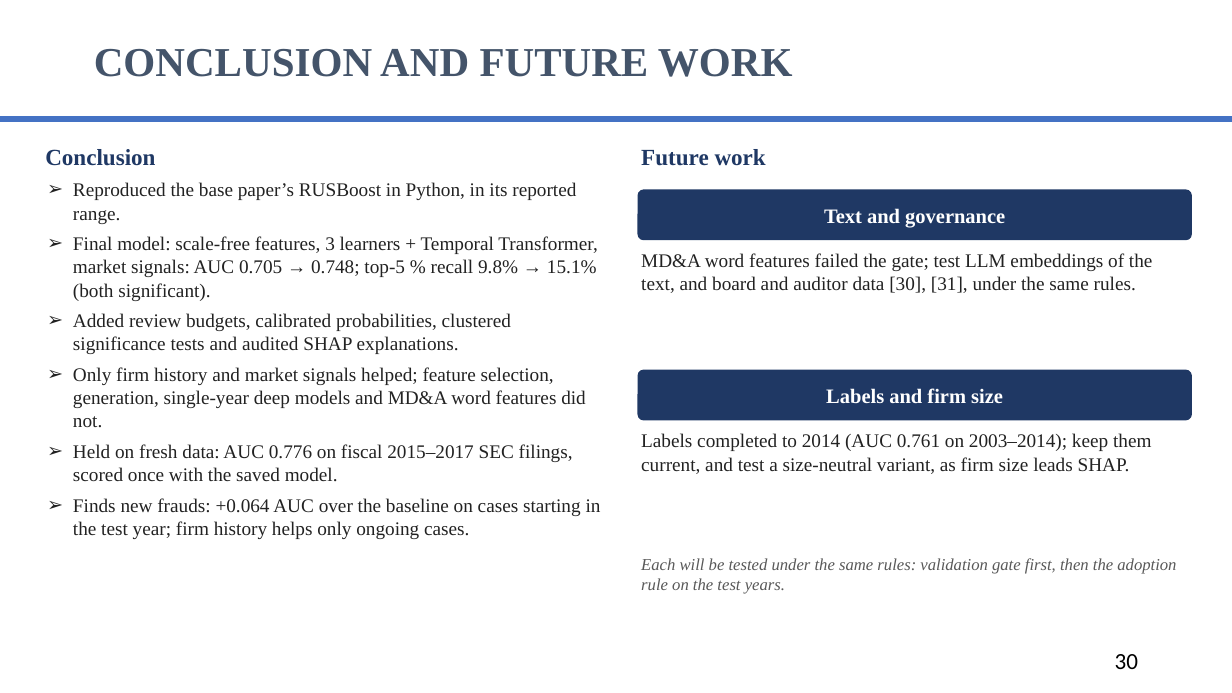
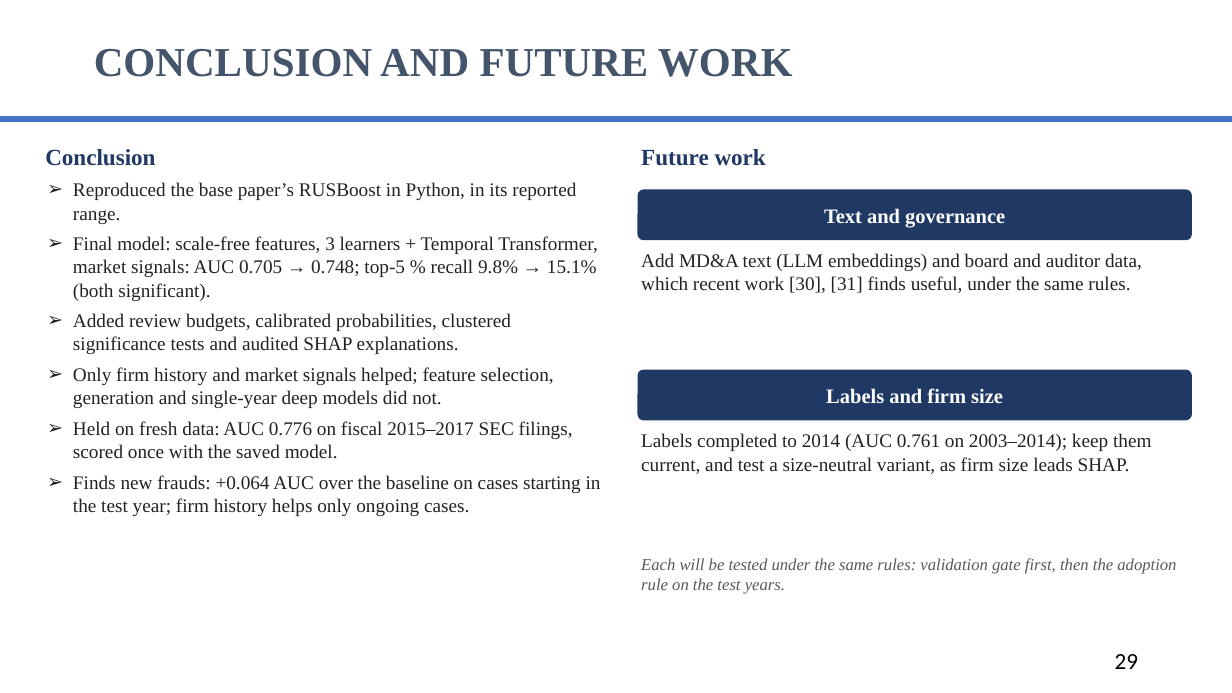
Before and after one commit to dhruv-37/Final-Year-Project-Minor, a slide deck: slide 30 of presentation/Fraud_Detection_Midterm_IIITR.pptx (slide 31 before the commit). Drawn at 1232x693 pixels with LibreOffice and Linux fonts; fonts in the diff are those of the drawing; background and template pictures are left out. Boxes give left, top, right and bottom in pixels: in the first picture for what was removed or moved away, otherwise in the second. Text is boxed around its words. In the diff, an @@ line names an element or a change of style, - is before the commit and + after.

```diff
--- a/presentation/Fraud_Detection_Midterm_IIITR.pptx
+++ b/presentation/Fraud_Detection_Midterm_IIITR.pptx
@@ text at (x1=641, y1=253, x2=1142, y2=293): text changed @@
-MD&A word features failed the gate; test LLM embeddings of the text, and board and auditor data [30], [31], under the same rules.
+Add MD&A text (LLM embeddings) and board and auditor data, which recent work [30], [31] finds useful, under the same rules.
@@ text at (x1=73, y1=367, x2=554, y2=408): text changed @@
-➢ Only firm history and market signals helped; feature selection, generation, single-year deep models and MD&A word features did not.
+➢ Only firm history and market signals helped; feature selection, generation and single-year deep models did not.
@@ page number at (x1=1115, y1=654, x2=1138, y2=669): text changed @@
-30
+29
```
Also in this commit, not shown: 1 slide removed, 14 other files.
